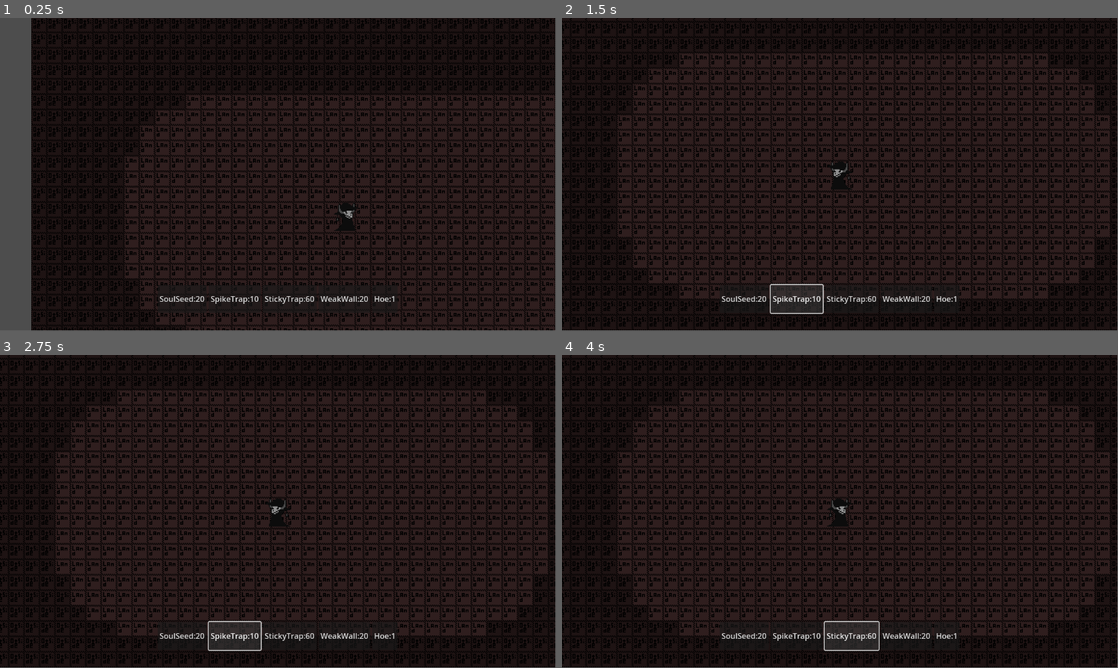
Above: before the commit, frames 1-4 (two rows, left to right).
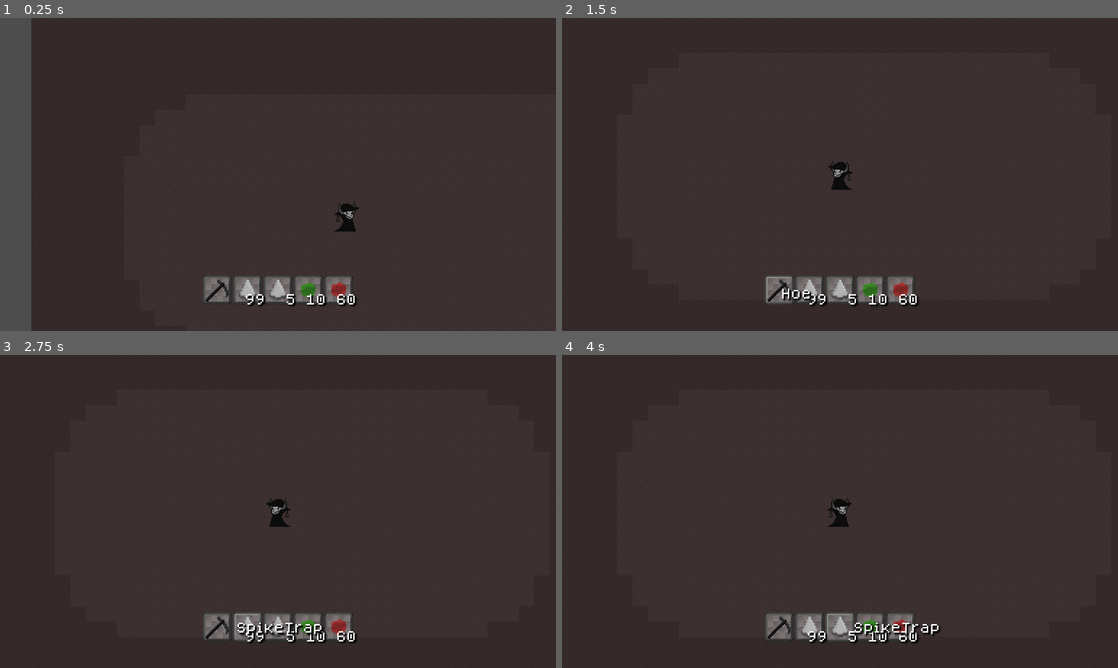
Above: after the commit, the same moments.

Repository: DominicDJC/Soul-Essence
Game: Godot game, scene res://TSCNs/Game/game.tscn
Same seed, same stepped clock (60 frames per second), same inputs: the game is played once before the commit and once after it.
Inputs (mouse positions are in pixels of both pictures, inside the frame that each line leads up to):
- Up to frame 1 (0.25 s): no input
- Up to frame 2 (1.5 s): click (745, 299) at 0.5 s, where only the run before the commit has a clickable "SoulSeed:20"; click (778, 302) at 1.25 s, where only the run after the commit has a clickable "Hoe"
- Up to frame 3 (2.75 s): click (233, 636) at 2 s, where only the run before the commit has a clickable "SpikeTrap:10"
- Up to frame 4 (4 s): click (806, 639) at 2.75 s, where only the run after the commit has a clickable "SpikeTrap"; click (851, 636) at 3.5 s, where only the run before the commit has a clickable "StickyTrap:60"
In our replay, the window is 799x449 before the commit and 800x450 after it. These sizes can differ from the game's own. Grey fills any space a smaller window leaves; there, only what the larger window draws over its background counts as a difference.

The runs differ from the first frame. In frame 1, 44% of the frame differs, in the area x 0-100%, y 0-100%; in frame 2, 44%; in frame 3, 44%; in frame 4, 44%.

Commit message:
I don't even know bro

Diff:
--- a/Globals/Globals.gd
+++ b/Globals/Globals.gd
@@ -12,7 +12,7 @@
 		"frame":3
 	},
 	"PoisonTrap":{
-		"tile":"Crop3",
+		"tile":"Poison",
 		"type":"trap",
 		"frame":4
 	},
@@ -22,17 +22,17 @@
 		"frame":1
 	},
 	"WeakWall":{
-		"tile":"Wall1",
+		"tile":"WeakWall",
 		"type":"wall",
 		"frame":5
 	},
 	"AverageWall":{
-		"tile":"Wall2",
+		"tile":"AverageWall",
 		"type":"wall",
 		"frame":6
 	},
 	"StrongWall":{
-		"tile":"Wall3",
+		"tile":"StrongWall",
 		"type":"wall",
 		"frame":7
 	},
@@ -40,6 +40,11 @@
 		"type":"hoe",
 		"frame":0,
 		"unlimited":true
+	},
+	"Chest":{
+		"tile":"Chest",
+		"type":"storage",
+		"frame":8
 	}
 }
 
@@ -65,20 +70,20 @@
 			"atlus":Vector2i(4, 0),
 			"breakLayer":1
 			},
-		"Wall1":{
+		"WeakWall":{
 			"atlus":Vector2i(0, 1),
 			"breakLayer":0,
-			"drops": "Wall1"
+			"drops": "WeakWall"
 		},
-		"Wall2":{
+		"AverageWall":{
 			"atlus":Vector2i(1, 1),
 			"breakLayer":0,
-			"drops": "Wall2"
+			"drops": "AverageWall"
 		},
-		"Wall3":{
+		"StrongWall":{
 			"atlus":Vector2i(2, 1),
 			"breakLayer":0,
-			"drops": "Wall3"
+			"drops": "StrongWall"
 		},
 		"Spike1":{
 			"atlus":Vector2i(0, 2),
@@ -99,6 +104,11 @@
 			"atlus":Vector2i(3, 2),
 			"breakLayer":0,
 			"drops": "PoisonTrap"
+		},
+		"Chest":{
+			"atlus":Vector2i(3, 1),
+			"breakLayer":0,
+			"drops": "Chest"
 		}
 	}
 
--- /dev/null
+++ b/Globals/Inventory.gd
@@ -0,0 +1,91 @@
+extends Node2D
+
+@onready var InventoryItemChild = preload("res://Globals/InventoryItemChild/inventory_item_child.tscn")
+@onready var InventoryTile = preload("res://TSCNs/InventoryTile/inventory_tile.tscn")
+const INVENTORY_SIZE = 9
+const HOTBAR_SIZE = 5
+var child: Control
+var items = []
+var heldItem = {}
+var heldItemFallbackIndex = null
+var open = false
+
+
+func _ready():
+	prepareInventory([{"Hoe":1}, {"SpikeTrap":99}, {"SpikeTrap":5}, {"StickyTrap":10}, {"PoisonTrap":60}, {"SoulSeed":20}, {"WeakWall":20}, {"AverageWall":20}, {"StrongWall":20}, {"Chest":1}])
+
+func prepareInventory(preset := []):
+	items = preset
+	for i in (INVENTORY_SIZE + HOTBAR_SIZE - items.size()):
+		items.push_back({})
+
+func getHotbar():
+	var array = []
+	for i in 5:
+		array.push_back(items[i])
+	return array
+
+func createTile(parent: Control, itemData):
+	var IT = InventoryTile.instantiate()
+	IT.setItem(itemData)
+	parent.add_child(IT)
+
+func grabItem(index):
+	if heldItemFallbackIndex == null and heldItem == {}:
+		heldItemFallbackIndex = index
+		heldItem = getItemDataByIndex(index)
+		clearItemByIndex(index)
+	elif heldItemFallbackIndex == index:
+		items[index] = heldItem
+		heldItem = {}
+		heldItemFallbackIndex = null
+	else:
+		var value = items[index]
+		items[index] = heldItem
+		items[heldItemFallbackIndex] = value
+		heldItem = {}
+		heldItemFallbackIndex = null
+	child.setData(heldItem)
+
+func getItemByIndex(index):
+	if items[index] != {}:
+		return items[index].keys()[0]
+	else:
+		return ""
+
+func getItemDataByIndex(index):
+	return items[index]
+
+func addItem(item, count := 1):
+	var inventorySize = items.size()
+	# Find if existing stack exists
+	for i in inventorySize:
+		if items[i] != {}:
+			if items[i].keys()[0] == item:
+				if items[i][item] < 99:
+					items[i] = {item : items[i][item] + count}
+					return
+	for i in inventorySize:
+		if items[i] == {}:
+			items[i] = {item : count}
+			return
+
+func removeItem(item):
+	var inventorySize = items.size()
+	var smallestIndex = 0
+	for i in inventorySize:
+		if items[i].keys()[0] == item:
+			if items[i][item] < items[smallestIndex][item]:
+				smallestIndex = i
+	removeItemByIndex(item, smallestIndex)
+
+func removeItemByIndex(item, index, count := 1):
+	var key = items[index].keys()[0]
+	if key == item:
+		if items[index][key] > 1:
+			items[index] = {item:items[index][key] - count}
+		else:
+			items[index] = {}
+
+func clearItemByIndex(index):
+	items[index] = {}
--- /dev/null
+++ b/Globals/InventoryItemChild/InventoryItemChild.gd
@@ -0,0 +1,35 @@
+extends Control
+
+
+func _ready():
+	setData({})
+	Inventory.child = self
+
+func _physics_process(delta):
+	position = get_global_mouse_position()
+
+func setCount(count):
+	if count > 1:
+		$Count.text = count
+	else:
+		$Count.text = ""
+
+func setItem(item):
+	if item == "":
+		visible = false
+	else:
+		$Item.frame = G.getItemData(item, ["frame"])
+		visible = true
+
+func setData(data):
+	if data == {}:
+		visible = false
+	else:
+		var item = data.keys()[0]
+		var count = data[item]
+		if count > 1:
+			$Count.text = str(count)
+		else:
+			$Count.text = ""
+		$Item.frame = G.getItemData(item, ["frame"])
+		visible = true
--- /dev/null
+++ b/Globals/InventoryItemChild/inventory_item_child.tscn
@@ -0,0 +1,27 @@
+[gd_scene load_steps=4 format=3 uid="uid://dysutw1hlf5dj"]
+
+[ext_resource type="Script" path="res://Globals/InventoryItemChild/InventoryItemChild.gd" id="1_pses5"]
+[ext_resource type="Texture2D" uid="uid://bf43rxpvgurmw" path="res://TileSets/PlaceholderItems.png" id="2_6wevp"]
+[ext_resource type="FontFile" uid="uid://3ttl8bobhg5c" path="res://Fonts/dogicapixel.ttf" id="3_u3owd"]
+
+[node name="InventoryItemChild" type="Control"]
+layout_mode = 3
+anchors_preset = 0
+script = ExtResource("1_pses5")
+
+[node name="Item" type="Sprite2D" parent="."]
+texture = ExtResource("2_6wevp")
+offset = Vector2(10, 10)
+hframes = 8
+vframes = 8
+
+[node name="Count" type="Label" parent="."]
+offset_left = -18.0
+offset_top = 13.0
+offset_right = 22.0
+offset_bottom = 36.0
+theme_override_colors/font_shadow_color = Color(0, 0, 0, 1)
+theme_override_fonts/font = ExtResource("3_u3owd")
+theme_override_font_sizes/font_size = 8
+text = "64"
+horizontal_alignment = 2
--- a/TSCNs/DroppedItem/dropped_item.gd
+++ b/TSCNs/DroppedItem/dropped_item.gd
@@ -18,7 +18,7 @@
 		position.x += speed * cos(angleToPlayer)
 		position.y += speed * sin(angleToPlayer)
 	if distanceToPlayer <= 10:
-		Player.Inventory.addItem(item)
+		Inventory.addItem(item)
 		queue_free()
 
 func jump(delta):
--- a/TSCNs/Game/Hotbar.gd
+++ b/TSCNs/Game/Hotbar.gd
@@ -1,11 +1,21 @@
 extends HBoxContainer
 
 @onready var Player = $"../../../Player"
+@onready var InventoryUI = $"../CenterContainer/InventoryUI"
 var selection = 0 : set = setSelection
+var openOld = Inventory.open
 
 
+func _ready():
+	prepareHotbar()
+
 func _physics_process(delta):
-	setText()
+	if openOld != Inventory.open:
+		openOld = Inventory.open
+		if !openOld:
+			selection = selection
+		else:
+			get_child(selection).release_focus()
 	if Input.is_action_just_pressed("hotbar1"):
 		selection = 0
 	if Input.is_action_just_pressed("hotbar2"):
@@ -16,22 +26,10 @@
 		selection = 3
 	if Input.is_action_just_pressed("hotbar5"):
 		selection = 4
-
-func setText():
-	var hotbar = Player.Inventory.getHotbar()
-	for i in 5:
-		var output: String
-		if hotbar[i] == {}:
-			output = " "
-		else:
-			var item = hotbar[i].keys()[0]
-			var count = hotbar[i][item]
-			output = item + ":" + str(count)
-		get_child(i).text = output
-
-func setSelection(value):
-	selection = value
-	get_child(selection).grab_focus()
+	if !openOld:
+		for i in get_child_count():
+			if get_child(i).button_pressed:
+				selection = i
 
 func _unhandled_input(event):
 	if event.is_action_pressed("hotbarNext"):
@@ -45,17 +43,13 @@
 		else:
 			selection -= 1
 
-func onePressed():
-	selection = 0
+func setSelection(value):
+	selection = value
+	get_child(selection).grab_focus()
 
-func twoPressed():
-	selection = 1
+func prepareHotbar():
+	for i in Inventory.HOTBAR_SIZE:
+		Inventory.createTile(self, i)
 
-func threePressed():
-	selection = 2
-
-func fourPressed():
-	selection = 3
-
-func fivePressed():
-	selection = 4
+func updateHotbar(index):
+	get_child(index).setItem(index)
--- /dev/null
+++ b/TSCNs/Game/InventoryUI.gd
@@ -0,0 +1,16 @@
+extends GridContainer
+
+
+func _ready():
+	prepareInventory()
+
+func prepareInventory():
+	for i in Inventory.INVENTORY_SIZE:
+		Inventory.createTile(self, i + Inventory.HOTBAR_SIZE)
+
+func _physics_process(delta):
+	Inventory.open = visible
+	if Input.is_action_just_pressed("openInventory"):
+		visible = !visible
+	if Input.is_action_just_pressed("UIBack") and visible:
+		visible = false
--- a/TSCNs/Game/TileMap.gd
+++ b/TSCNs/Game/TileMap.gd
@@ -19,7 +19,6 @@
 		return Vector2i(0, 0)
 
 func placeTile(item, localPosition := get_local_mouse_position()):
-	print(item)
 	var tile: Vector2i = local_to_map(localPosition)
 	var tileType = getTile(tile)
 	if restraintsGood(tile):
@@ -35,7 +34,7 @@
 							set_cell(0, tile, 2, getTile(itemTile))
 				"Land":
 					match itemType:
-						"trap", "wall":
+						"trap", "wall", "storage":
 							set_cell(0, tile, 2, getTile(itemTile))
 	if tileType != getTile(tile):
 		return true
--- a/TSCNs/Game/game.tscn
+++ b/TSCNs/Game/game.tscn
@@ -6,6 +6,8 @@
 [ext_resource type="PackedScene" uid="uid://cu7v2bbrr5x83" path="res://TSCNs/MainCam/maincam.tscn" id="4_t10t1"]
 [ext_resource type="Script" path="res://TSCNs/Game/DroppedItems.gd" id="5_70vqj"]
 [ext_resource type="Script" path="res://TSCNs/Game/Hotbar.gd" id="5_cuxhr"]
+[ext_resource type="PackedScene" uid="uid://dysutw1hlf5dj" path="res://Globals/InventoryItemChild/inventory_item_child.tscn" id="6_dcwfl"]
+[ext_resource type="Script" path="res://TSCNs/Game/InventoryUI.gd" id="7_yg1xq"]
 
 [sub_resource type="TileSetAtlasSource" id="TileSetAtlasSource_xnkf3"]
 resource_name = "Placeholder"
@@ -22,6 +24,7 @@
 1:2/0 = 0
 2:2/0 = 0
 3:2/0 = 0
+3:1/0 = 0
 
 [sub_resource type="TileSet" id="TileSet_3b54a"]
 sources/2 = SubResource("TileSetAtlasSource_xnkf3")
@@ -56,49 +59,50 @@
 anchor_bottom = 1.0
 grow_horizontal = 2
 grow_vertical = 2
+mouse_filter = 2
+
+[node name="InventoryItemChild" parent="CanvasLayer/UI" instance=ExtResource("6_dcwfl")]
+z_index = 2
+scale = Vector2(3, 3)
 
 [node name="Hotbar" type="HBoxContainer" parent="CanvasLayer/UI"]
 light_mask = 0
 layout_mode = 1
+anchors_preset = -1
+anchor_top = 0.822
+anchor_right = 1.0
+anchor_bottom = 0.91
+offset_top = 0.343994
+offset_right = -768.0
+offset_bottom = -18.68
+grow_horizontal = 2
+grow_vertical = 2
+scale = Vector2(3, 3)
+theme_override_constants/separation = 1
+alignment = 1
+script = ExtResource("5_cuxhr")
+
+[node name="CenterContainer" type="CenterContainer" parent="CanvasLayer/UI"]
+layout_mode = 1
 anchors_preset = 15
 anchor_right = 1.0
 anchor_bottom = 1.0
-offset_left = 429.0
-offset_top = 554.0
-offset_right = -429.0
-offset_bottom = -36.0
+offset_right = -768.0
+offset_bottom = -432.0
 grow_horizontal = 2
 grow_vertical = 2
+scale = Vector2(3, 3)
+mouse_filter = 2
+
+[node name="HBoxContainer" type="HBoxContainer" parent="CanvasLayer/UI/CenterContainer"]
+layout_mode = 2
 alignment = 1
-script = ExtResource("5_cuxhr")
 
-[node name="1" type="Button" parent="CanvasLayer/UI/Hotbar"]
-light_mask = 0
+[node name="InventoryUI" type="GridContainer" parent="CanvasLayer/UI/CenterContainer/HBoxContainer"]
+visible = false
 layout_mode = 2
-text = "Crop16"
-
-[node name="2" type="Button" parent="CanvasLayer/UI/Hotbar"]
-light_mask = 0
-layout_mode = 2
-text = "Hoe"
-
-[node name="3" type="Button" parent="CanvasLayer/UI/Hotbar"]
-light_mask = 0
-layout_mode = 2
-text = "Empty"
-
-[node name="4" type="Button" parent="CanvasLayer/UI/Hotbar"]
-light_mask = 0
-layout_mode = 2
-text = "Empty"
-
-[node name="5" type="Button" parent="CanvasLayer/UI/Hotbar"]
-light_mask = 0
-layout_mode = 2
-text = "Empty"
-
-[connection signal="pressed" from="CanvasLayer/UI/Hotbar/1" to="CanvasLayer/UI/Hotbar" method="onePressed"]
-[connection signal="pressed" from="CanvasLayer/UI/Hotbar/2" to="CanvasLayer/UI/Hotbar" method="twoPressed"]
-[connection signal="pressed" from="CanvasLayer/UI/Hotbar/3" to="CanvasLayer/UI/Hotbar" method="threePressed"]
-[connection signal="pressed" from="CanvasLayer/UI/Hotbar/4" to="CanvasLayer/UI/Hotbar" method="fourPressed"]
-[connection signal="pressed" from="CanvasLayer/UI/Hotbar/5" to="CanvasLayer/UI/Hotbar" method="fivePressed"]
+mouse_filter = 2
+theme_override_constants/h_separation = 1
+theme_override_constants/v_separation = 1
+columns = 3
+script = ExtResource("7_yg1xq")
--- /dev/null
+++ b/TSCNs/InventoryTile/InventoryTile.gd
@@ -0,0 +1,45 @@
+extends TextureButton
+
+@onready var ItemContainer = $ItemContainer
+@onready var Item = $ItemContainer/Item
+@onready var Count = $ItemContainer/Count
+@onready var Name = $Name
+var itemIndex = 0
+var itemData = {}
+
+func _physics_process(delta):
+	itemData = Inventory.getItemDataByIndex(itemIndex)
+	if itemData != {}:
+		var key = itemData.keys()[0]
+		Name.text = key
+		var count = itemData[key]
+		Item.visible = true
+		Item.frame = G.getItemData(key, ["frame"])
+		if count > 1:
+			Count.text = str(itemData[key])
+		else:
+			Count.text = ""
+	else:
+		Item.visible = false
+		Count.text = ""
+		Name.text = ""
+
+	Name.position = get_local_mouse_position() + Vector2(1, -10)
+	Name.visible = is_hovered() and !has_focus()
+
+func setItem(newItemIndex):
+	itemIndex = newItemIndex
+
+func getItem():
+	return Inventory.getItemByIndex(itemIndex)
+
+func getItemIndex():
+	return itemIndex
+
+func clearItem():
+	$ItemContainer/Item.visible = false
+
+func pressed():
+	if Inventory.open:
+		Inventory.grabItem(itemIndex)
+	release_focus()
--- /dev/null
+++ b/TSCNs/InventoryTile/inventory_tile.tscn
@@ -0,0 +1,56 @@
+[gd_scene load_steps=6 format=3 uid="uid://cgk8ixvdmtko7"]
+
+[ext_resource type="Texture2D" uid="uid://7g13mnnd4ixw" path="res://Textures/InventoryTile.png" id="1_nf7px"]
+[ext_resource type="Script" path="res://TSCNs/InventoryTile/InventoryTile.gd" id="2_4jhfo"]
+[ext_resource type="Texture2D" uid="uid://wx07ac1qspq2" path="res://Textures/InventoryTileHighlighted.png" id="2_nq1xi"]
+[ext_resource type="Texture2D" uid="uid://bf43rxpvgurmw" path="res://TileSets/PlaceholderItems.png" id="4_mhcd8"]
+[ext_resource type="FontFile" uid="uid://3ttl8bobhg5c" path="res://Fonts/dogicapixel.ttf" id="5_xd7q5"]
+
+[node name="InventoryTile" type="TextureButton"]
+offset_right = 20.0
+offset_bottom = 20.0
+texture_normal = ExtResource("1_nf7px")
+texture_pressed = ExtResource("2_nq1xi")
+texture_hover = ExtResource("2_nq1xi")
+texture_disabled = ExtResource("1_nf7px")
+texture_focused = ExtResource("2_nq1xi")
+script = ExtResource("2_4jhfo")
+
+[node name="ItemContainer" type="Control" parent="."]
+z_index = 1
+anchors_preset = 0
+offset_right = 40.0
+offset_bottom = 40.0
+mouse_filter = 2
+
+[node name="Item" type="Sprite2D" parent="ItemContainer"]
+texture = ExtResource("4_mhcd8")
+offset = Vector2(10, 10)
+hframes = 8
+vframes = 8
+
+[node name="Count" type="Label" parent="ItemContainer"]
+layout_mode = 0
+offset_left = -18.0
+offset_top = 13.0
+offset_right = 22.0
+offset_bottom = 36.0
+theme_override_colors/font_shadow_color = Color(0, 0, 0, 1)
+theme_override_fonts/font = ExtResource("5_xd7q5")
+theme_override_font_sizes/font_size = 8
+text = "64"
+horizontal_alignment = 2
+
+[node name="Name" type="Label" parent="."]
+z_index = 2
+layout_mode = 0
+offset_left = 30.0
+offset_top = 10.0
+offset_right = 70.0
+offset_bottom = 36.0
+theme_override_colors/font_shadow_color = Color(0, 0, 0, 1)
+theme_override_fonts/font = ExtResource("5_xd7q5")
+theme_override_font_sizes/font_size = 8
+text = "Test"
+
+[connection signal="pressed" from="." to="." method="pressed"]
--- a/TSCNs/Player/Inventory.gd
+++ /dev/null
@@ -1,57 +0,0 @@
-extends Node2D
-
-const MAX_INVENTORY_SIZE = 9
-const HOTBAR_SIZE = 5
-var items = []
-
-
-func _ready():
-	prepareInventory([{"SoulSeed":20}, {"SpikeTrap":10}, {"StickyTrap":60}, {"WeakWall":20}, {"Hoe":1}])
-
-func prepareInventory(preset := []):
-	items = preset
-	for i in (MAX_INVENTORY_SIZE + HOTBAR_SIZE - items.size()):
-		items.push_back({})
-
-func getHotbar():
-	var array = []
-	for i in 5:
-		array.push_back(items[i])
-	return array
-
-func getItemByIndex(index):
-	if items[index] != {}:
-		return items[index].keys()[0]
-	else:
-		return ""
-
-
-func addItem(item):
-	var inventorySize = items.size()
-	for i in inventorySize:
-		if items[i].keys()[0] == item:
-			if items[i][item] < 99:
-				items[i] = {item : items[i][item] + 1}
-				return
-	if inventorySize < MAX_INVENTORY_SIZE:
-		for i in inventorySize:
-			if items[i] == {}:
-				items[i] = {item:1}
-				return
-
-func removeItem(item):
-	var inventorySize = items.size()
-	var smallestIndex = 0
-	for i in inventorySize:
-		if items[i].keys()[0] == item:
-			if items[i][item] < items[smallestIndex][item]:
-				smallestIndex = i
-	removeItemByIndex(item, smallestIndex)
-
-func removeItemByIndex(item, index):
-	var key = items[index].keys()[0]
-	if key == item:
-		if items[index][key] > 1:
-			items[index] = {item:items[index][key] - 1}
-		else:
-			items[index] = {}
--- a/TSCNs/Player/player.gd
+++ b/TSCNs/Player/player.gd
@@ -5,7 +5,6 @@
 @onready var Hotbar = $"../CanvasLayer/UI/Hotbar"
 @onready var Item = $"Item Container/Item"
 @onready var Item_Container = $"Item Container"
-@onready var Inventory = $Inventory
 @export var speed = 150
 @export var cameraForward = 40
 var direction: Vector2 = Vector2()
@@ -17,20 +16,20 @@
 	read_input()
 	selectedItem = Inventory.getItemByIndex(Hotbar.selection)
 
-	if Input.is_action_pressed("primary"):
+	if Input.is_action_pressed("secondary"):
 		Item.primary(selectedItem)
-	elif Input.is_action_just_pressed("secondary"):
+	elif Input.is_action_just_pressed("primary"):
 		Item.secondary(selectedItem, WorldMap.mouseOverTile())
 
 	if cooldown == 0:
-		if Input.is_action_pressed("primary"):
+		if Input.is_action_pressed("secondary"):
 			if WorldMap.placeTile(selectedItem) and !G.getItemData(selectedItem, ["unlimited"]):
 				Inventory.removeItemByIndex(selectedItem, Hotbar.selection)
+				Hotbar.updateHotbar(Hotbar.selection)
 			cooldown = .1
-		if Input.is_action_pressed("secondary"):
+		if Input.is_action_pressed("primary"):
 			WorldMap.clearTile()
-			cooldown = .1
-	if Input.is_action_just_released("secondary"):
+	if Input.is_action_just_released("primary"):
 		WorldMap.lock = false
 	if cooldown > 0:
 		cooldown -= delta
--- a/TSCNs/Player/player.tscn
+++ b/TSCNs/Player/player.tscn
@@ -1,8 +1,7 @@
-[gd_scene load_steps=7 format=3 uid="uid://cpw6hhec66q6b"]
+[gd_scene load_steps=6 format=3 uid="uid://cpw6hhec66q6b"]
 
 [ext_resource type="Script" path="res://TSCNs/Player/player.gd" id="1_de8k1"]
 [ext_resource type="Texture2D" uid="uid://d1esiokuq1jx8" path="res://Textures/Player/Death.tres" id="2_5ptgu"]
-[ext_resource type="Script" path="res://TSCNs/Player/Inventory.gd" id="2_mj8ug"]
 [ext_resource type="Texture2D" uid="uid://bf43rxpvgurmw" path="res://TileSets/PlaceholderItems.png" id="3_ldcqh"]
 [ext_resource type="Script" path="res://TSCNs/Player/Item.gd" id="4_oi6ac"]
 
@@ -13,9 +12,6 @@
 [node name="Player" type="CharacterBody2D"]
 motion_mode = 1
 script = ExtResource("1_de8k1")
-
-[node name="Inventory" type="Node2D" parent="."]
-script = ExtResource("2_mj8ug")
 
 [node name="PlayerCollision" type="CollisionShape2D" parent="."]
 shape = SubResource("CapsuleShape2D_kda36")
@@ -28,6 +24,7 @@
 [node name="Item" type="Sprite2D" parent="Item Container"]
 visible = false
 position = Vector2(3, 8)
+scale = Vector2(1.75, 1.75)
 texture = ExtResource("3_ldcqh")
 centered = false
 offset = Vector2(0, -16)
--- a/project.godot
+++ b/project.godot
@@ -18,6 +18,12 @@
 [autoload]
 
 G="*res://Globals/Globals.gd"
+Inventory="*res://Globals/Inventory.gd"
+
+[display]
+
+window/stretch/mode="viewport"
+window/stretch/aspect="keep_width"
 
 [input]
 
@@ -101,6 +107,16 @@
 "events": [Object(InputEventMouseButton,"resource_local_to_scene":false,"resource_name":"","device":-1,"window_id":0,"a …(258 unchanged characters)…
 ]
 }
+openInventory={
+"deadzone": 0.5,
+"events": [Object(InputEventKey,"resource_local_to_scene":false,"resource_name":"","device":-1,"window_id":0,"alt_pressed":false,"shift_pressed":false,"ctrl_pressed":false,"meta_pressed":false,"pressed":false,"keycode":0,"physical_keycode":73,"key_label":0,"unicode":105,"echo":false,"script":null)
+]
+}
+UIBack={
+"deadzone": 0.5,
+"events": [Object(InputEventKey,"resource_local_to_scene":false,"resource_name":"","device":-1,"window_id":0,"alt_pressed":false,"shift_pressed":false,"ctrl_pressed":false,"meta_pressed":false,"pressed":false,"keycode":0,"physical_keycode":4194305,"key_label":0,"unicode":0,"echo":false,"script":null)
+]
+}
 
 [rendering]
 
Binary file added: Fonts/dogicapixel.ttf
Not shown, added: Fonts/dogicapixel.ttf.import
Not shown: 1 places in TSCNs/Game/game.tscn that only renumber resources
Binary file added: Textures/InventoryTile.png
Not shown, added: Textures/InventoryTile.png.import
Binary file added: Textures/InventoryTileHighlighted.png
Not shown, added: Textures/InventoryTileHighlighted.png.import
Binary file changed: TileSets/Placeholder.png
Binary file changed: TileSets/PlaceholderItems.png
